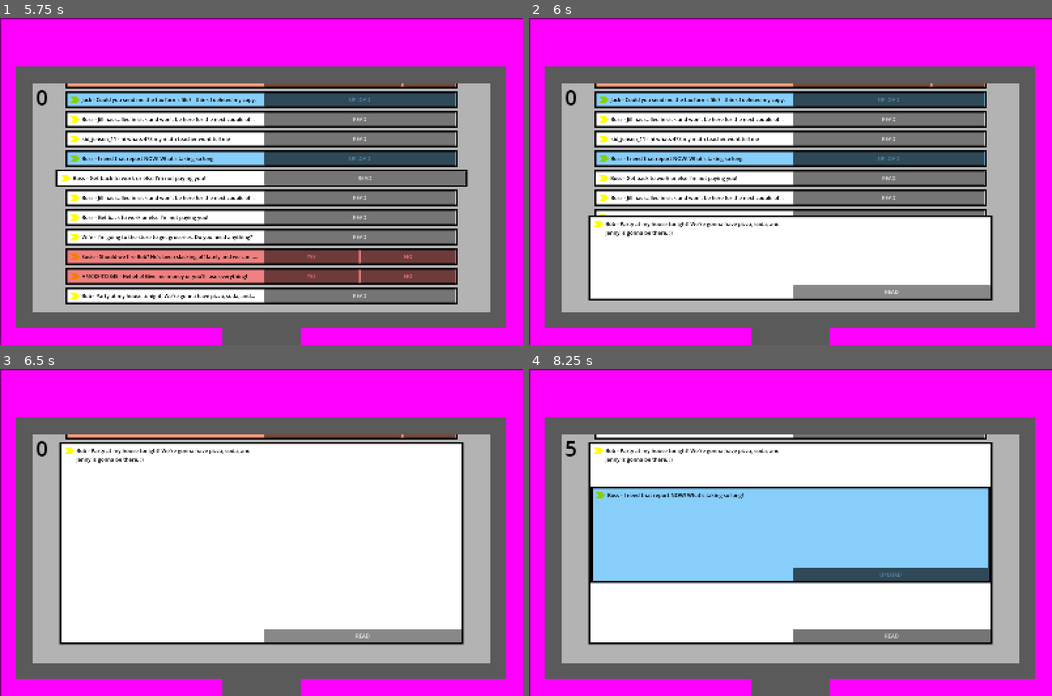
Above: before the commit, frames 1-4 (two rows, left to right).
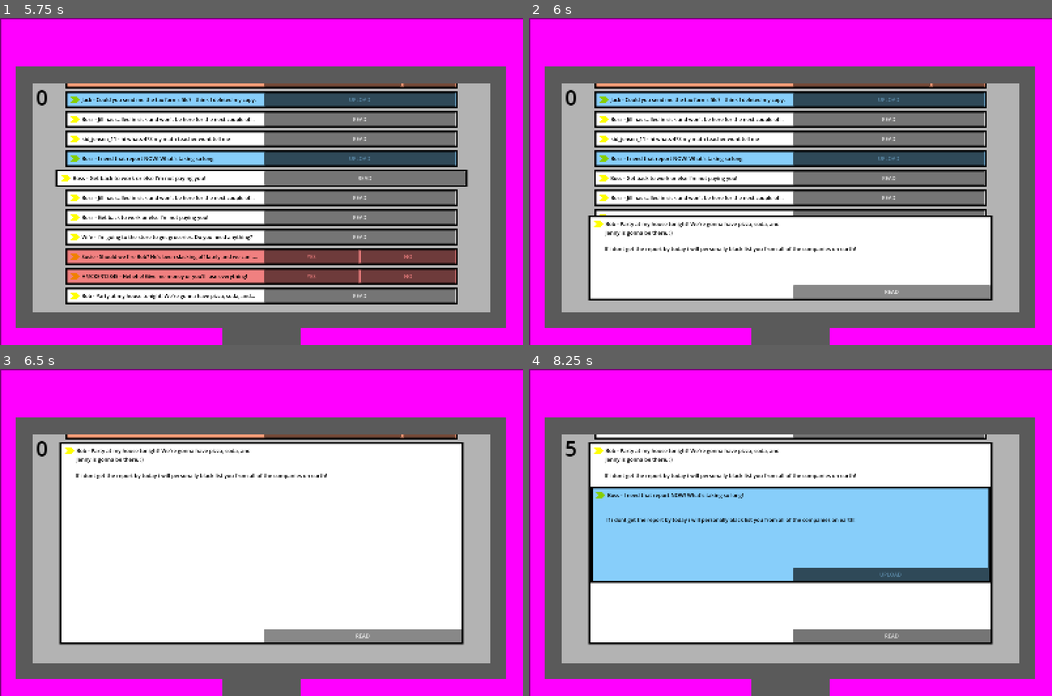
Above: after the commit, the same moments.

Repository: BradBenJoya/GMTK2026
Game: Godot game, scene res://Scenes/main.tscn
Two runs of this game, one before a commit and one after it. Both use one fixed random seed, a clock stepped at 60 frames per second and the inputs below.
Inputs (mouse positions are in pixels of both pictures, inside the frame that each line leads up to):
- Up to frame 1 (5.75 s): tap Enter at 0.5, 2, 3.5 s; press the mouse at (261, 181) at 0.53 s; tap Space at 1.25, 2.75, 4.25 s; move the mouse to (156, 197) at 1.27 s; release the mouse at (156, 197) at 1.28 s; click (156, 197) at 1.35 s; move the mouse to (313, 109) at 2.02 s; press the mouse at (313, 109) at 2.03 s; move the mouse to (235, 246) at 2.77 s; release the mouse at (235, 246) at 2.78 s; click (235, 246) at 2.85 s; move the mouse to (418, 230) at 3.52 s; press the mouse at (418, 230) at 3.53 s; move the mouse to (104, 132) at 4.27 s; release the mouse at (104, 132) at 4.28 s; click (104, 132) at 4.35 s; move the mouse to (287, 181) at 5.02 s; press the mouse at (287, 181) at 5.03 s
- Up to frame 2 (6 s): release the mouse at (816, 181) at 5.75 s; click "READ" at 5.75 s
- Up to frame 3 (6.5 s): no input
- Up to frame 4 (8.25 s): click "YES" at 6.5 s; click "NO" at 7.25 s; click "UPLOAD" at 8 s

Frame 1 is identical in both runs. In frame 2, 0.3% of the frame differs, in the area x 14-63%, y 70-72%; in frame 3, 0.3%; in frame 4, 0.7%, in the area x 14-63%, y 32-48%.

Commit message:
Created a Label that is resoponisble for displaying the expanded email

Diff:
--- a/Scenes/email.tscn
+++ b/Scenes/email.tscn
@@ -7,9 +7,10 @@
 [sub_resource type="LabelSettings" id="LabelSettings_hkori"]
 font_color = Color(0, 0, 0, 1)
 
-[node name="Email" type="Node2D" unique_id=1069154585 node_paths=PackedStringArray("flavor_text", "upload_button", "upload_bar", "flavor_text_controller", "read", "decision", "spam", "upload")]
+[node name="Email" type="Node2D" unique_id=1069154585 node_paths=PackedStringArray("flavor_text", "collapsed_email_text", "upload_button", "upload_bar", "flavor_text_controller", "read", "decision", "spam", "upload")]
 script = ExtResource("1_hkori")
 flavor_text = NodePath("DecorationArrow/FlavorText")
+collapsed_email_text = NodePath("ExpandedEmailText")
 upload_button = NodePath("Buttons/UploadEmail/Upload")
 upload_bar = NodePath("Buttons/UploadEmail/UploadProgress")
 flavor_text_controller = NodePath("FlavorTextController")
@@ -128,6 +129,15 @@
 mouse_filter = 2
 show_percentage = false
 
+[node name="ExpandedEmailText" type="Label" parent="." unique_id=1724158659]
+visible = false
+offset_left = -553.0
+offset_top = 62.0
+offset_right = 195.0
+offset_bottom = 85.0
+theme_override_colors/font_color = Color(0, 0, 0, 1)
+text = "If i dont get the report by today i will personally black list you from all of the companies on earth!"
+
 [connection signal="pressed" from="Buttons/ReadEmail/Read" to="." method="_on_read_pressed"]
 [connection signal="pressed" from="Buttons/DecisionEmail/Yes" to="." method="_on_yes_pressed"]
 [connection signal="pressed" from="Buttons/DecisionEmail/No" to="." method="_on_no_pressed"]
--- a/Scripts/Email/email.gd
+++ b/Scripts/Email/email.gd
@@ -4,6 +4,9 @@
 
 @export_group("Nodes")
 @export var flavor_text : Label
+# start Psudeo Pakman
+@export var collapsed_email_text: Label
+# end Psuedo Pakman
 @export var upload_button : Button
 @export var upload_bar : ProgressBar
 
@@ -102,6 +105,9 @@
 	var move_tween = create_tween().tween_property(self, "position", Vector2(0, -250), 0.5) # move box to right position
 	var move_buttons_tween = create_tween().tween_property(self.get_node("Buttons"), "position", Vector2(0, 550), 0.5) # move buttons to bottom
 	z_index = 5
+	# start Psuedo Pakman
+	collapsed_email_text.visible = true
+	# end Psuedo Pakman
 
 
 # special interaction stuff
